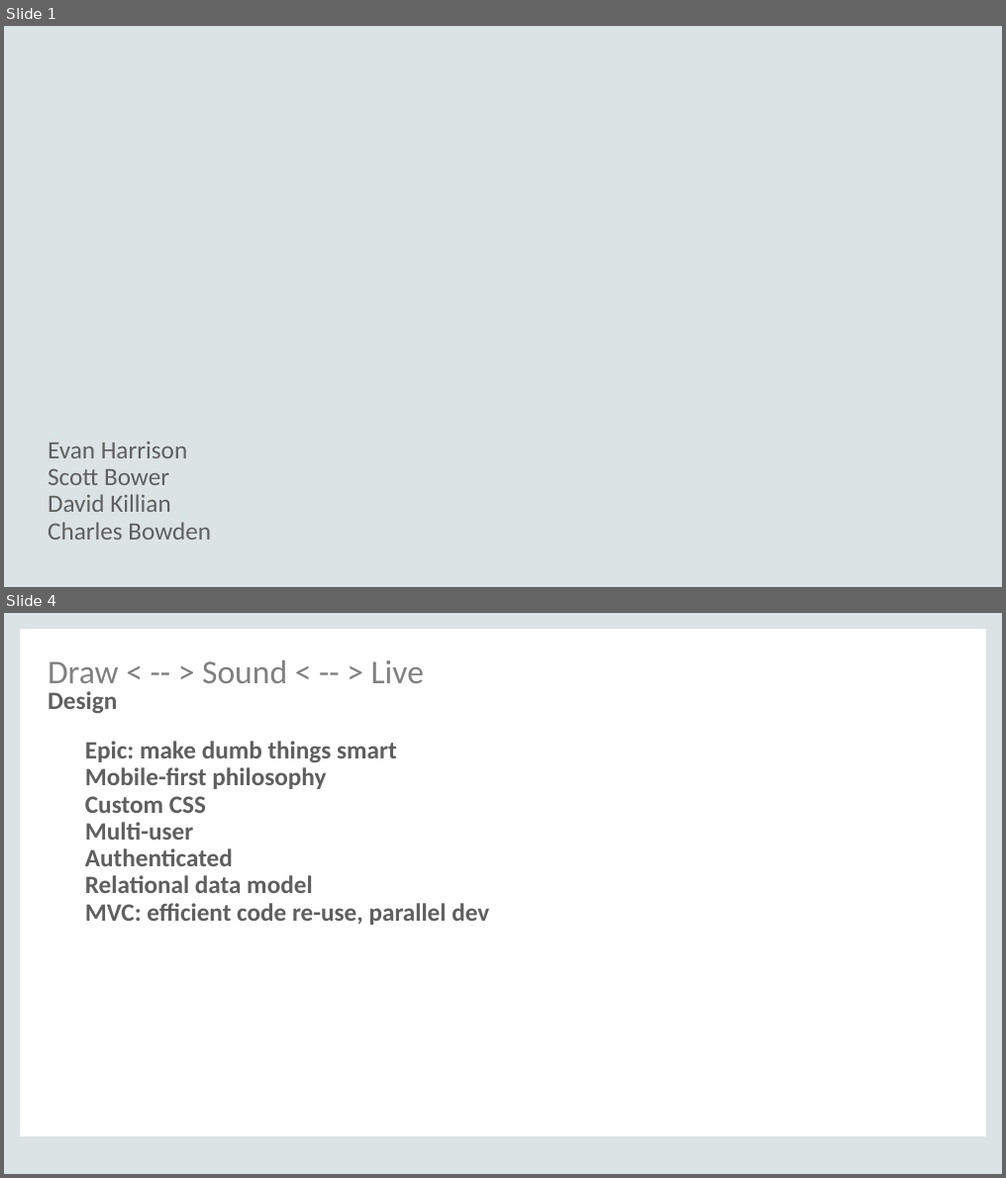
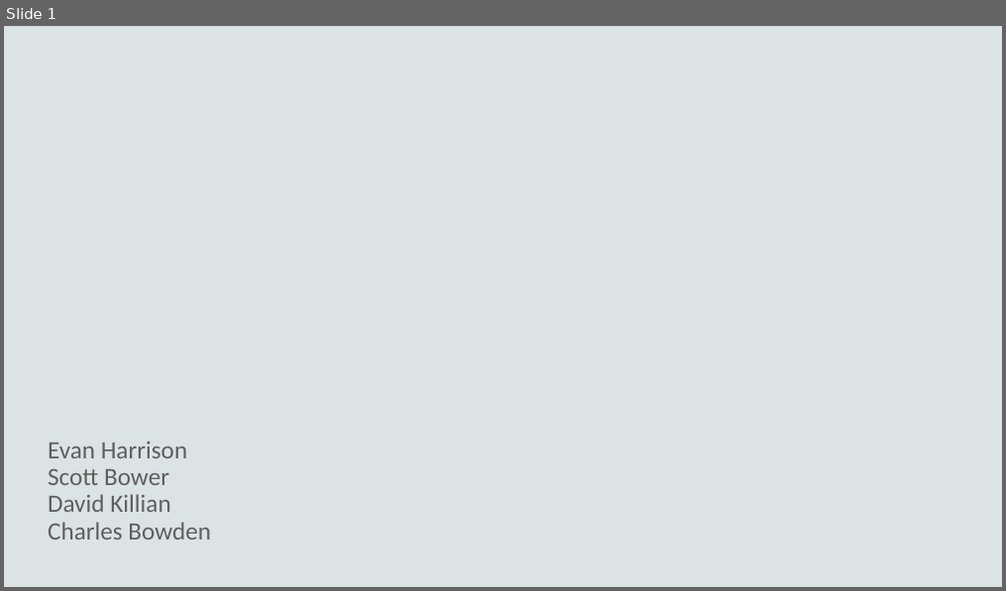
Before and after one commit to DSEapps/draw-sound-live, a slide deck: docs/draw-sound-live-v1.pptx. Shown one above the other, each under a label of ours: slides 1 and 4 before the commit, slide 1 after it; the slides between them are not shown. The pictures are 1006x1178 and 1006x591 pixels, drawn with LibreOffice and Linux fonts; fonts in the diff are those of the drawing; background and template pictures are left out. Boxes give left, top, right and bottom in pixels: in the first picture for what was removed or moved away, otherwise in the second. Text is boxed around its words. In the diff, an @@ line names an element or a change of style, - is before the commit and + after.

```diff
--- a/docs/draw-sound-live-v1.pptx
+++ b/docs/draw-sound-live-v1.pptx
@@ slide 4 removed at [4, 613, 1002, 1174], background #FFFFFF @@
@@ group removed at [4, 613, 1002, 1174]: 4 rectangles @@
@@ title removed at [48, 660, 424, 714] @@
-Draw < -- > Sound < -- > Live
-Design
@@ text removed at [85, 741, 489, 925] @@
-Epic: make dumb things smart
-Mobile-first philosophy
-Custom CSS
-Multi-user
-Authenticated
-Relational data model
-MVC: efficient code re-use, parallel dev
```
Also in this commit, not shown: 3 slides changed, 2 slides added, 2 other slides removed, 1 other file.
